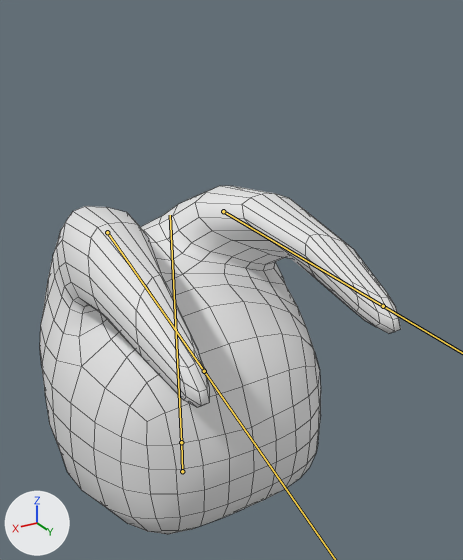
An edit to the FBX model Assets/Models/Flubz/OozeFlubzB.fbx, drawn before and after from the same camera.
One viewpoint serves both versions: a 50 mm lens placed at (2.74, 5.73, 5.67), pointed at (-0.33, 0.61, 3.11). The lights are fixed; the arrows at lower left show +X, +Y and +Z. Both versions are drawn at frame 22 of the action 'Armature|Run'; the numbers are the values there. The bones that bend it are drawn over the model as lines. Mesh edges are drawn as thin lines.

The first picture shows 'Ooze'.
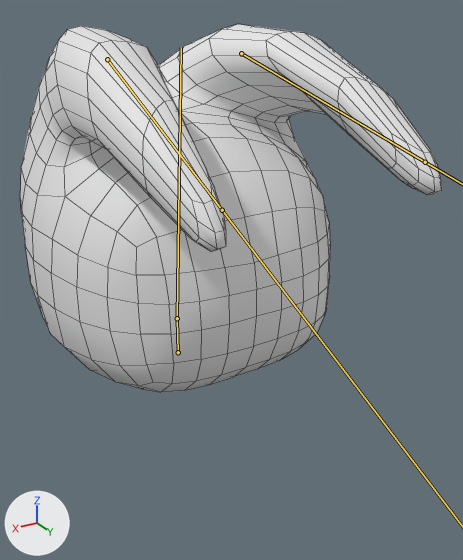
Pixel boxes [x1, y1, x2, y2] of what changed, in the pictures (463 x 560 px):
'Ooze', posed (17% wider)
    before: [40, 186, 401, 534]
    after: [20, 24, 442, 392]
bone 'Base', root to tip
    before: (182, 471) to (181, 442)
    after: (178, 352) to (177, 318)
bone 'Body', root to tip
    before: (181, 442) to (170, 215)
    after: (177, 318) to (181, 47)
bone 'Ear.R', root to tip
    before: (107, 232) to (204, 371)
    after: (107, 59) to (222, 210)
bone 'Ear.L', root to tip
    before: (223, 211) to (383, 306)
    after: (241, 53) to (425, 162)

The change, as a diff of the scene's bpy script:
```diff
--- a/Assets/Models/Flubz/OozeFlubzB.fbx.py
+++ b/Assets/Models/Flubz/OozeFlubzB.fbx.py
@@ bone_base @@
 bone_base = bpy.data.objects['Armature'].pose.bones['Base']
-bone_base.location = (0.0, 0.401, 0.0)
+bone_base.location = (0.0, 2.068, 0.0)
@@ bone_body @@
 bone_body = bpy.data.objects['Armature'].pose.bones['Body']  # child of 'Base'
-bone_body.rotation_quaternion = (1.0, 0.013, 0.0, 0.0)  # degrees (2, 0, 0)
+bone_body.rotation_quaternion = (0.999, -0.051, 0.0, 0.0)  # degrees (-6, 0, 0)
@@ bone_ear_r @@
 bone_ear_r = bpy.data.objects['Armature'].pose.bones['Ear.R']  # child of 'Body'
-bone_ear_r.rotation_quaternion = (0.986, -0.024, -0.012, 0.165)  # degrees (-3, -1, 19)
+bone_ear_r.rotation_quaternion = (0.983, -0.026, -0.013, 0.181)  # degrees (-3, -1, 21)
@@ bone_ear_l @@
 bone_ear_l = bpy.data.objects['Armature'].pose.bones['Ear.L']  # child of 'Body'
-bone_ear_l.rotation_quaternion = (0.989, -0.043, 0.016, -0.138)  # degrees (-5, 1, -16)
+bone_ear_l.rotation_quaternion = (0.987, -0.045, 0.018, -0.153)  # degrees (-5, 1, -18)
```
